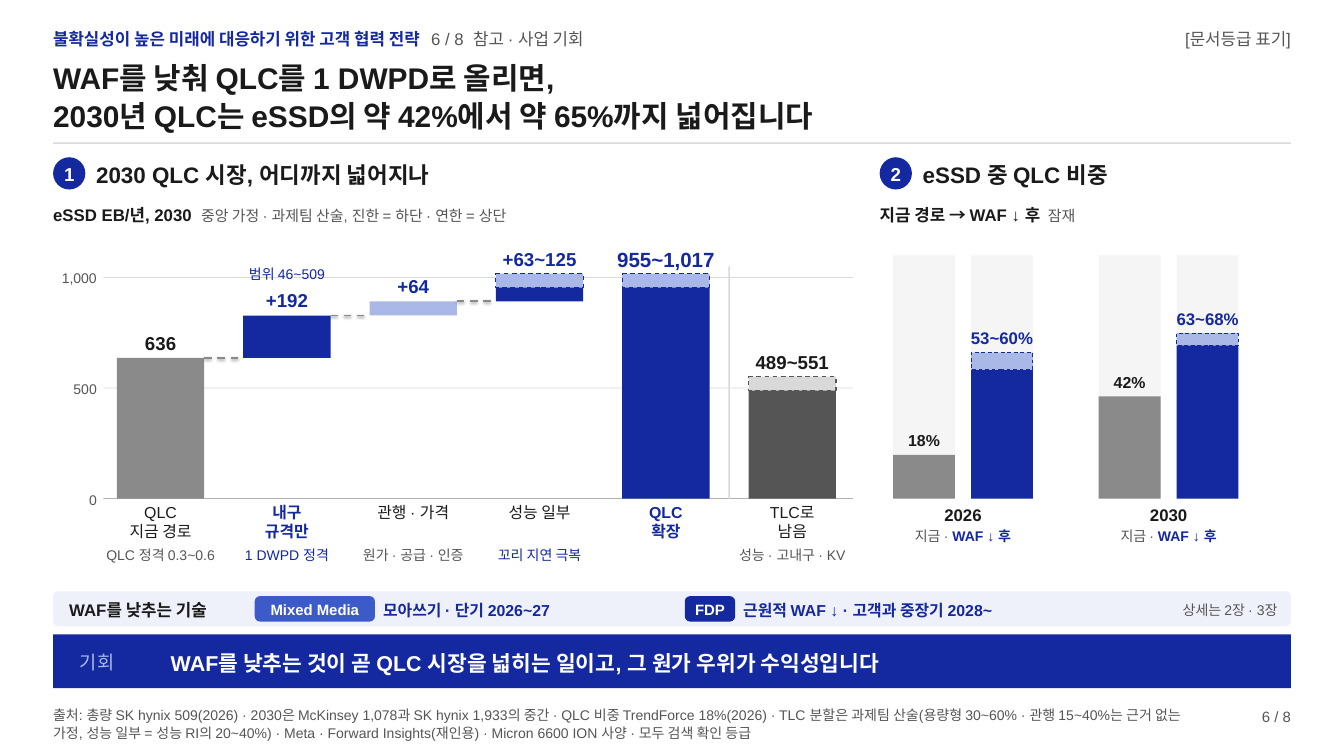
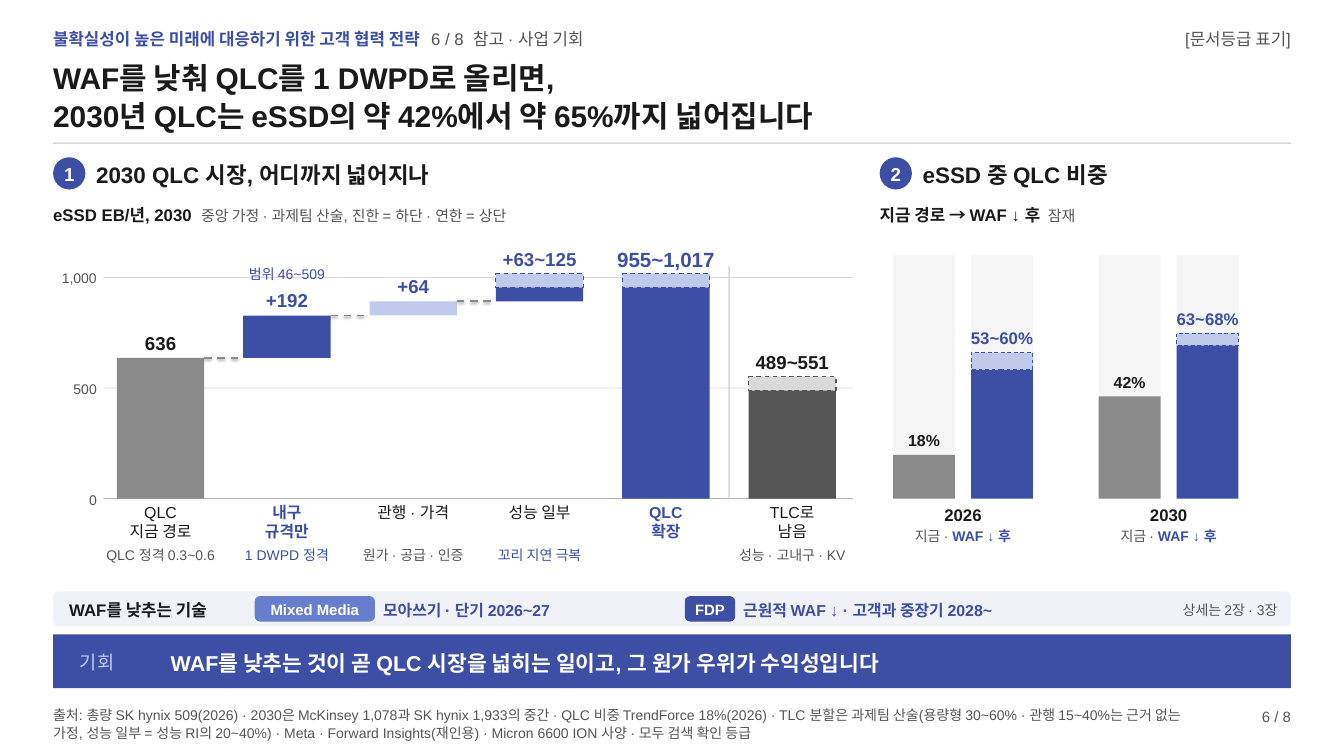
Before and after one commit to k31001/action-learning, a slide deck: slide 6 of dashboard/public/presentations/ssd-future-ready-strategy.pptx. Drawn at 1344x756 pixels with LibreOffice and Linux fonts; fonts in the diff are those of the drawing. Boxes give left, top, right and bottom in pixels: in the first picture for what was removed or moved away, otherwise in the second. Text is boxed around its words. In the diff, an @@ line names an element or a change of style, - is before the commit and + after.

```diff
--- a/dashboard/public/presentations/ssd-future-ready-strategy.pptx
+++ b/dashboard/public/presentations/ssd-future-ready-strategy.pptx
@@ text "불확실성이 높은 미래에 대응하기 위한 ..." at (x1=53, y1=31, x2=584, y2=47): text colour #1428A0 to #3C4FA5 in "불확실성이 높은 미래에 대응하기 위한 고객 협력 ..." @@
@@ rectangle at (x1=496, y1=274, x2=583, y2=287): fill #AAB8E8 to #C0CAEC; outline #1428A0 1.25 pt dashed to #3C4FA5 1.25 pt dashed @@
@@ rectangle at (x1=622, y1=274, x2=710, y2=287): fill #AAB8E8 to #C0CAEC; outline #1428A0 1.25 pt dashed to #3C4FA5 1.25 pt dashed @@
@@ rectangle at (x1=370, y1=301, x2=457, y2=315): fill #AAB8E8 to #C0CAEC @@
@@ rectangle at (x1=971, y1=353, x2=1033, y2=370): fill #AAB8E8 to #C0CAEC; outline #1428A0 1 pt dashed to #3C4FA5 1 pt dashed @@
@@ rectangle at (x1=1177, y1=333, x2=1238, y2=345): fill #AAB8E8 to #C0CAEC; outline #1428A0 1 pt dashed to #3C4FA5 1 pt dashed @@
@@ text "지금 · WAF ↓ 후" at (x1=915, y1=529, x2=1011, y2=543): text colour #1428A0 to #3C4FA5 in "WAF ↓ 후" @@
@@ text "지금 · WAF ↓ 후" at (x1=1121, y1=529, x2=1217, y2=543): text colour #1428A0 to #3C4FA5 in "WAF ↓ 후" @@
@@ rounded rectangle at (x1=53, y1=591, x2=1291, y2=626): fill #EEF1FA to #F0F2F8 @@
@@ rounded rectangle at (x1=255, y1=596, x2=375, y2=622): fill #3C5AC8 to #677ECD @@
@@ text colour #1428A0 to #3C4FA5 in 13 elements at (x1=266, y1=294, x2=308, y2=307), (x1=265, y1=504, x2=309, y2=539), (x1=245, y1=548, x2=329, y2=561), (x1=397, y1=280, x2=429, y2=293), (x1=503, y1=253, x2=577, y2=266), (x1=498, y1=548, x2=582, y2=561), (x1=617, y1=252, x2=714, y2=270), (x1=649, y1=507, x2=683, y2=539), (x1=249, y1=267, x2=325, y2=280), (x1=971, y1=332, x2=1033, y2=344), (x1=1177, y1=313, x2=1239, y2=325), (x1=383, y1=602, x2=550, y2=618), (x1=743, y1=602, x2=993, y2=618) @@
@@ fill #1428A0 to #3C4FA5 in 9 elements at (x1=53, y1=157, x2=85, y2=190), (x1=243, y1=316, x2=331, y2=358), (x1=496, y1=288, x2=583, y2=302), (x1=622, y1=288, x2=710, y2=499), (x1=880, y1=157, x2=912, y2=190), (x1=971, y1=370, x2=1033, y2=499), (x1=1177, y1=345, x2=1238, y2=499), (x1=685, y1=596, x2=735, y2=622), (x1=53, y1=634, x2=1291, y2=688) @@
@@ text "기회" at (x1=80, y1=653, x2=114, y2=671): text colour #AAB8E8 to #C0CAEC @@
```
Also in this commit, not shown: 7 other slides changed, 30 other files.
